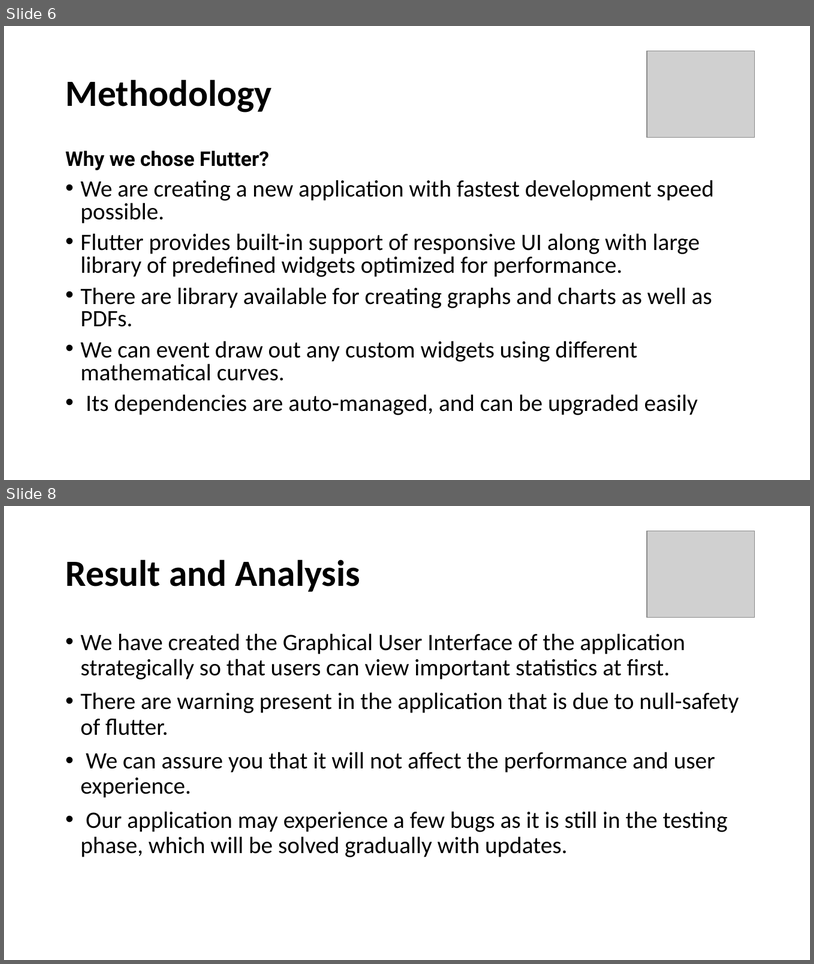
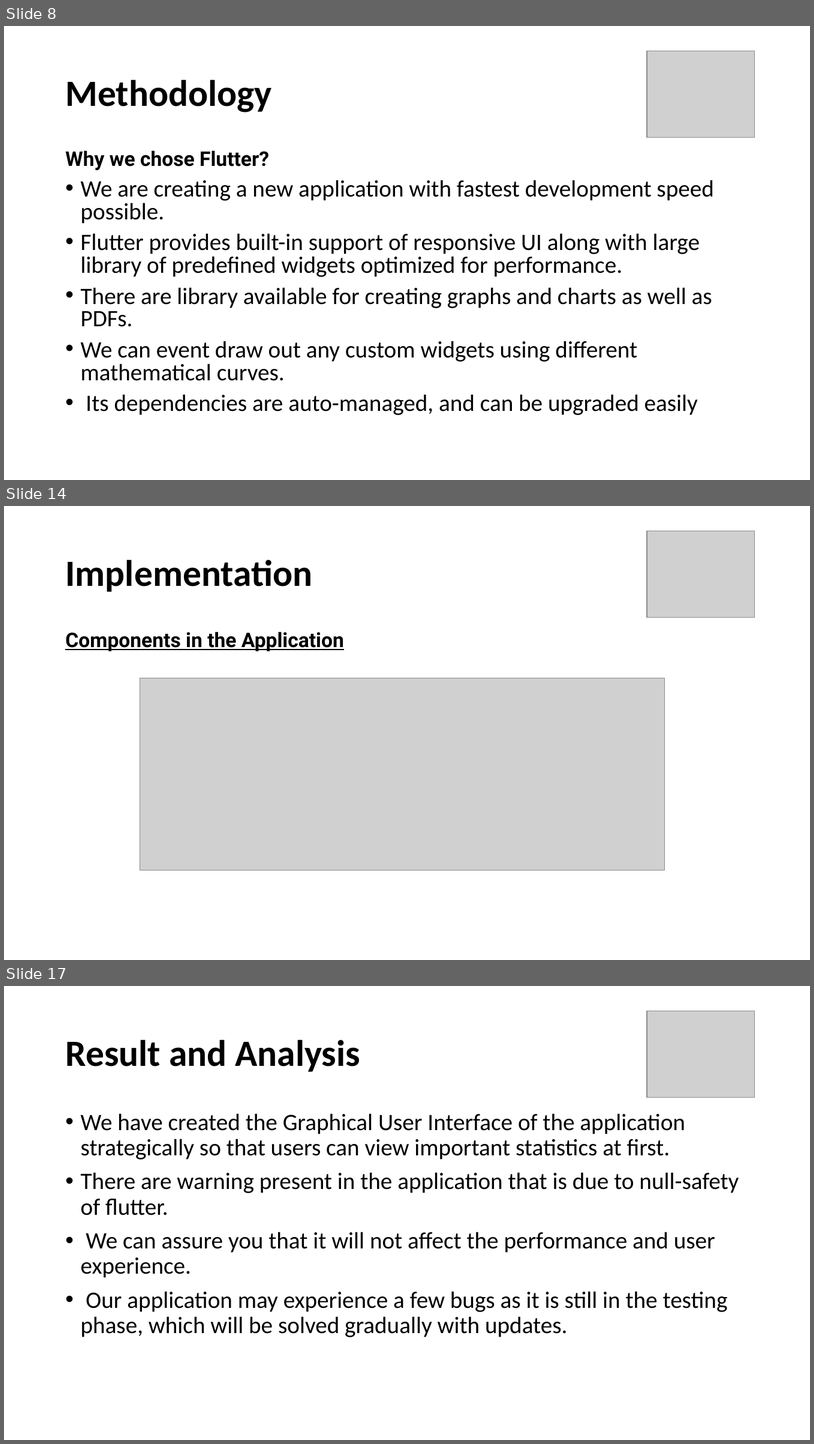
Before and after one commit to prskid1000/Fake-News, a slide deck: Internship.pptx. Shown one above the other, each under a label of ours: slides 6 and 8 before the commit, slides 8, 14 and 17 after it; the slides between them are not shown. The pictures are 814x964 and 814x1444 pixels, drawn with LibreOffice and Linux fonts; fonts in the diff are those of the drawing; grey boxes stand for pictures. Boxes give left, top, right and bottom in pixels: in the first picture for what was removed or moved away, otherwise in the second. Text is boxed around its words. In the diff, an @@ line names an element or a change of style, - is before the commit and + after.

```diff
--- a/Internship.pptx
+++ b/Internship.pptx
@@ slide 14 added at <box>4,506,810,960</box>, background #FFFFFF @@
@@ picture added at <box>648,531,755,618</box> @@
@@ title added at <box>65,559,312,592</box>, 44 pt, text #000000, bold @@
+Implementation
@@ text added at <box>65,631,344,651</box>, 24 pt, text #000000, bold, underline @@
+Components in the Application
@@ picture added at <box>140,678,665,870</box> @@
@@ what was slide 6 is now slide 8 @@
@@ what was slide 8 is now slide 17 @@
```
Also in this commit, not shown: 2 slides changed, 8 other slides added, 10 other files.
